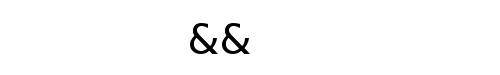
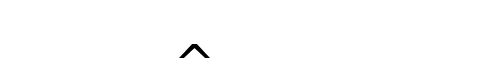
Comparing the layer stacks of the two 500×75 images. Changes:
removed layer "&&" over [left=190, top=23, right=250, bottom=54]
added layer "^" above "Background" over [left=179, top=44, right=210, bottom=58]
added layer "Background" over [left=179, top=23, right=250, bottom=58]
